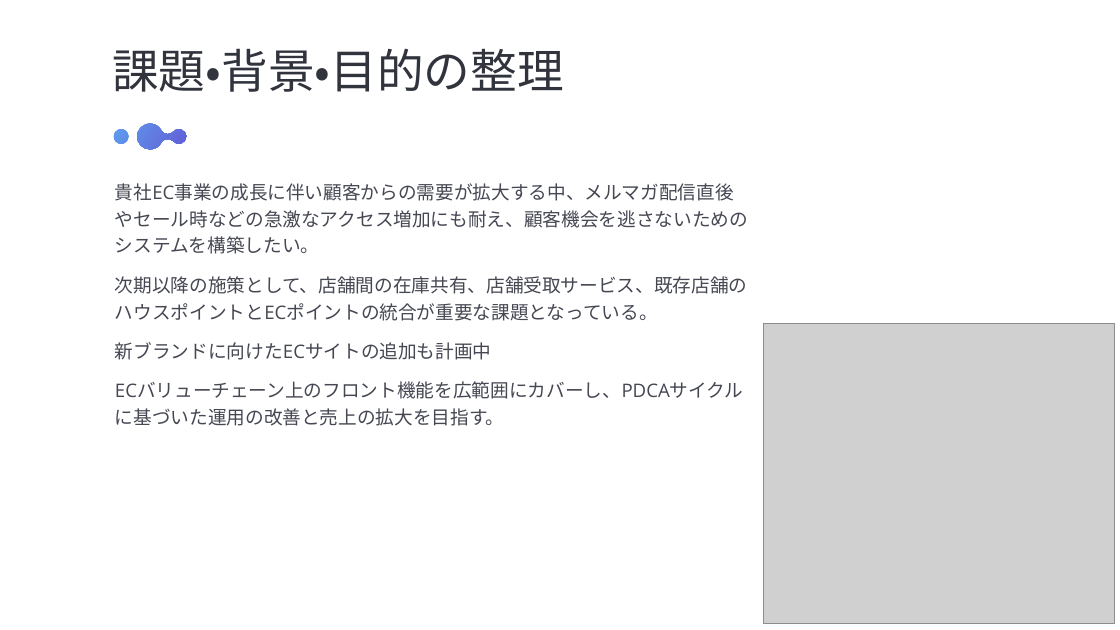
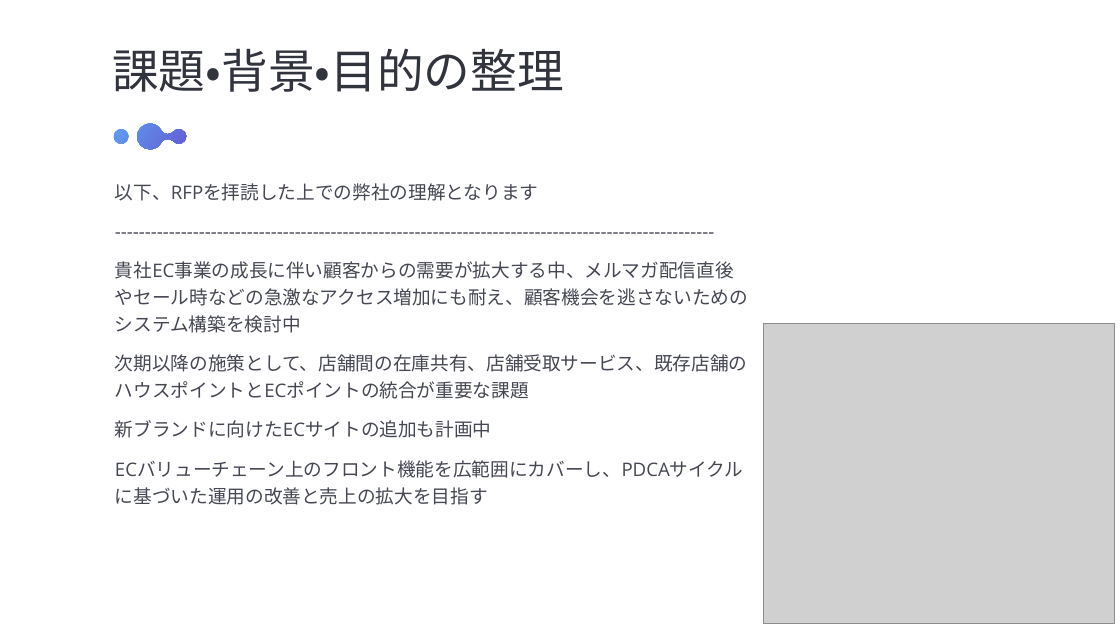
Before and after one commit to NaoyaIshizumi-Pasona/pm-cause-ec, a slide deck: slide 4 of 提案書/キックオフ_石積.pptx. Drawn at 1120x630 pixels with LibreOffice and Linux fonts; fonts in the diff are those of the drawing; grey boxes stand for pictures. Boxes give left, top, right and bottom in pixels: in the first picture for what was removed or moved away, otherwise in the second. Text is boxed around its words. In the diff, an @@ line names an element or a change of style, - is before the commit and + after.

```diff
--- a/提案書/キックオフ_石積.pptx
+++ b/提案書/キックオフ_石積.pptx
@@ text at (115, 183, 748, 399): text changed @@
-貴社EC事業の成長に伴い顧客からの需要が拡大する中、メルマガ配信直後やセール時などの急激なアクセス増加にも耐え、顧客機会を逃さないためのシステムを構築したい。
-次期以降の施策として、店舗間の在庫共有、店舗受取サービス、既存店舗のハウスポイントとECポイントの統合が重要な課題となっている。
+以下、RFPを拝読した上での弊社の理解となります
+----------------------------------------------------------------------------------------------------
+貴社EC事業の成長に伴い顧客からの需要が拡大する中、メルマガ配信直後やセール時などの急激なアクセス増加にも耐え、顧客機会を逃さないためのシステム構築を検討中
+次期以降の施策として、店舗間の在庫共有、店舗受取サービス、既存店舗のハウスポイントとECポイントの統合が重要な課題
@@ text at (115, 460, 744, 478): text changed @@
-ECバリューチェーン上のフロント機能を広範囲にカバーし、PDCAサイクルに基づいた運用の改善と売上の拡大を目指す。
+ECバリューチェーン上のフロント機能を広範囲にカバーし、PDCAサイクルに基づいた運用の改善と売上の拡大を目指す
```
Also in this commit, not shown: 10 other slides changed, 3 slides added, 1 slide removed, 2 other files.
